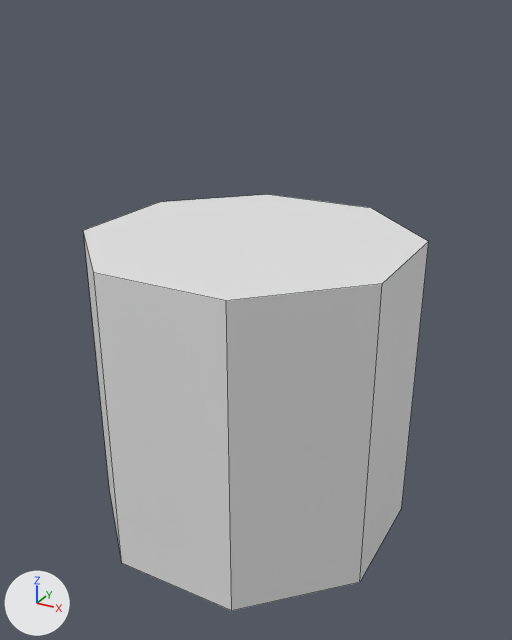
Two versions of the Blender file wheels/wheels.blend, one commit apart.
One viewpoint serves both versions: a camera (50 mm lens) standing at (12.5, -22.4, 13.8) and looking at (0.3, -0.2, 2.7). Arrows for +X, +Y and +Z are at lower left; the lights stay in place. Mesh edges are drawn as thin lines. The same objects are shown in both versions, whatever each file hides.

Names of what the first picture shows: 'cam-hole'.
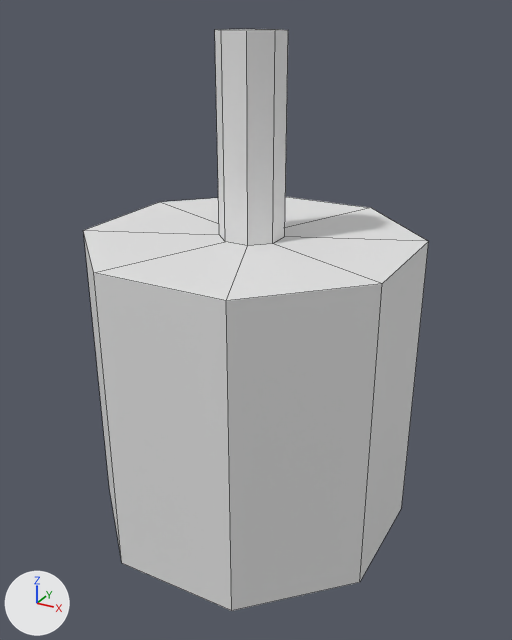
The newer file is also turned or shifted as a whole; pictures and numbers use the older file's frame.

Boxes (x1, y1, x2, y2) around the edits, measured in the pictures (512 x 640 px):
```json
{"object": "cam-hole", "change": "reshaped", "before": [83, 194, 429, 611], "after": [83, 29, 429, 611], "on screen": "39% taller"}
{"part": 1, "of": "me_cylinder_013", "change": "built on", "before": [83, 194, 428, 301], "after": [83, 29, 428, 301]}
```

Edits to the scene script, one JSON object a line:
```json
{"block": "me_cylinder_013", "where": "# used by ob_cam_hole; location = (0.0, 0.0, 0.0); scale = (1.06, 1.06, 0.977)"}
{"op": "remove", "block": "me_cylinder_013", "code": "me_cylinder_013.from_pydata(...)  # 16 vertices, 10 faces; spans x -5.67..5.67, y -5.67..5.67, z -6.14..6.14"}
{"op": "add", "block": "me_cylinder_013", "code": "me_cylinder_013.from_pydata(...)  # 32 vertices, 26 faces; spans x -5.67..5.67, y -5.67..5.67, z -6.14..13.43"}
{"block": "me_cylinder_013", "change": "me_cylinder_013 part 1"}
{"block": "me_cylinder_013", "change": "1 face is deleted"}
{"block": "me_cylinder_013", "change": "8 vertices are added at x -1.08..1.08, y -1.08..1.08, z 6.14"}
{"block": "me_cylinder_013", "change": "8 new vertices lie (0.0, 0.0, 7.29) away from vertices in x -1.08..1.08, y -1.08..1.08, z 6.14"}
{"block": "me_cylinder_013", "change": "17 new faces join them"}
```
